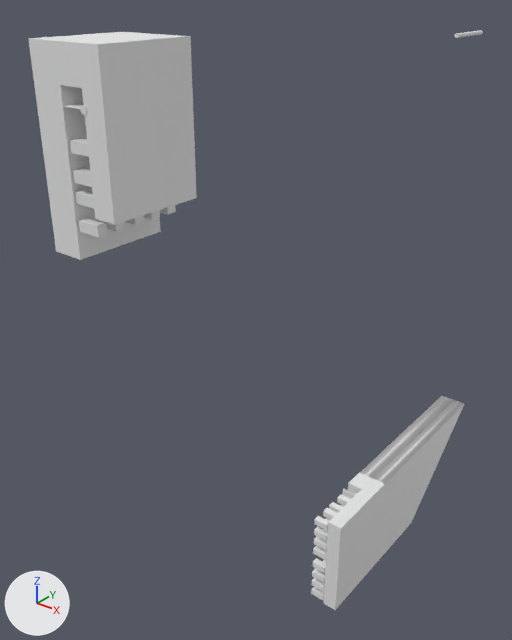
An edit to the Blender file blender/clip.blend, drawn before and after from the same camera.
Both versions are drawn from a 50 mm camera at (97.0, -120.0, 18.0) aimed at (-10.0, 14.0, -65.0). Arrows for +X, +Y and +Z are at lower left; the lights stay in place.

Script lines for the objects in view, before the commit:
```python
ob_c_far_back = bpy.data.objects.new('c-far-back', me_cube_019)
ob_c_far_back.location = (2.2, 45.3, -81.3)
ob_c_far_back.scale = (0.00855, 0.161, 0.126)
ob_cube_009 = bpy.data.objects.new('Cube.009', me_cube_026)
ob_cube_009.location = (14.6, -41.5, -15.5)
ob_cube_009.scale = (0.00705, 0.00305, 0.00305)
ob_cube_020 = bpy.data.objects.new('Cube.020', me_cube_065)
ob_cube_020.location = (14.7, 13.0, -136.6)
ob_cube_020.rotation_euler = (-1.571, 0.0, 0.0)  # degrees (-90, 0, 0)
ob_cube_020.scale = (0.00705, 0.00305, 0.00305)
ob_cube_042 = bpy.data.objects.new('Cube.042', me_cube_055)
ob_cube_042.location = (14.7, 13.0, -120.6)
ob_cube_042.rotation_euler = (-1.571, 0.0, 0.0)  # degrees (-90, 0, 0)
ob_cube_042.scale = (0.00705, 0.00305, 0.00305)
ob_good_clip_top = bpy.data.objects.new('good clip top', me_cube_010)
ob_good_clip_top.location = (14.4, -53.4, -2.8)
ob_good_clip_top.scale = (6.17, 2.45, 11.2)
ob_goodfront = bpy.data.objects.new('goodfront', me_cube_006)
ob_goodfront.location = (19.0, 39.7, -134.1)
ob_goodfront.scale = (0.00691, 0.0681, 0.0525)
# also in view: 'goodfront.fill' at (15.0, 62.0, -134.0); 'good clip top.001' at (14.0, -49.0, -5.0)
```
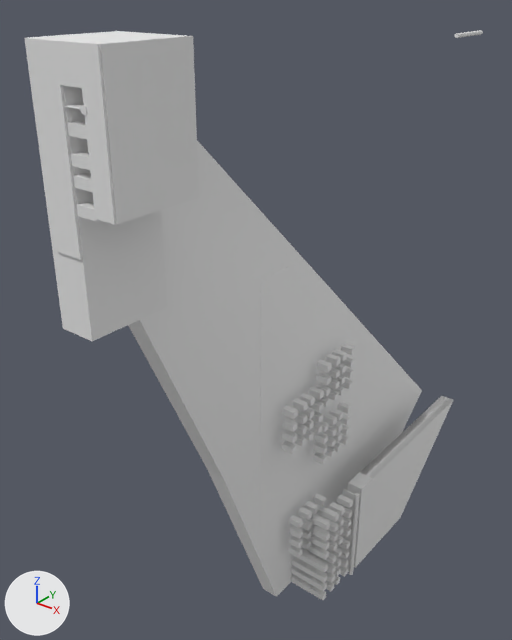
What changed in the scene script:
```text
Change me_cube_065:
    where me_cube_065.from_pydata(...)  # 128 vertices, 96 faces; spans x -297.0..297.0, y -297.0..3897.0, z -299.0..4198.0
    used by ob_cube_020; location = (14.7, 13.0, -136.6); rotation_euler = (-1.571, 0.0, 0.0), in degrees (-90, 0, 0); scale = (0.00705, 0.00305, 0.00305)
    me_cube_065 part 1: the whole mesh is scaled about its middle by (2.84, 1, 1), then moved by (-546.0, 0.0, 0.0)
Change ob_goodfront:
    add ob_goodfront.hide_viewport = True
Change ob_good_clip_top:
    remove ob_good_clip_top.hide_viewport = True
Change ob_c_far_back:
    remove ob_c_far_back.hide_viewport = True
Change ob_cube_009:
    ob_cube_009.location: (14.6, -41.5, -15.5) -> (14.6, -41.5, -13.0)
Add ob_cube_004:
    ob_cube_004 = bpy.data.objects.new('Cube.004', me_cube_065.copy())  # the mesh of ob_cube_020
    ob_cube_004.location = (8.6, 4.6, -81.6)
    ob_cube_004.rotation_euler = (-1.571, 0.0, 0.0)  # degrees (-90, 0, 0)
    ob_cube_004.scale = (0.00588, 0.00305, 0.00305)
Add ob_cube_003:
    ob_cube_003 = bpy.data.objects.new('Cube.003', me_cube_065.copy())  # the mesh of ob_cube_020
    ob_cube_003.location = (8.6, 19.6, -93.9)
    ob_cube_003.rotation_euler = (-1.571, 0.0, 0.0)  # degrees (-90, 0, 0)
    ob_cube_003.scale = (0.00588, 0.00305, 0.00305)
Add ob_cube_002:
    ob_cube_002 = bpy.data.objects.new('Cube.002', me_cube_065.copy())  # the mesh of ob_cube_020
    ob_cube_002.location = (8.6, 19.6, -74.8)
    ob_cube_002.rotation_euler = (-1.571, 0.0, 0.0)  # degrees (-90, 0, 0)
    ob_cube_002.scale = (0.00588, 0.00305, 0.00305)
Add ob_cube_001:
    ob_cube_001 = bpy.data.objects.new('Cube.001', me_cube_065.copy())  # the mesh of ob_cube_020
    ob_cube_001.location = (8.6, 8.9, -120.6)
    ob_cube_001.rotation_euler = (-1.571, 0.0, 0.0)  # degrees (-90, 0, 0)
    ob_cube_001.scale = (0.00588, 0.00305, 0.00305)
```

Changed parts and their boxes [x1, y1, x2, y2] in the pictures (512 x 640 px; the box of a moved part takes in the faces that stretch with it):
'c-far-back', shown
    after: [128, 141, 422, 597]
'good clip top', shown
    after: [24, 31, 199, 341]
'goodfront', hidden
    before: [324, 400, 464, 610]
'Cube.009', moved
    before: [70, 138, 176, 237]
    after: [68, 121, 100, 222]
'Cube.020', mesh rescaled
    before: [311, 558, 326, 600]
    after: [291, 538, 350, 600]
'Cube.004', added
    after: [282, 387, 324, 454]
'Cube.002', added
    after: [315, 344, 355, 407]
'Cube.003', added
    after: [313, 402, 351, 465]
'Cube.001', added
    after: [289, 494, 327, 558]
part 1 of me_cube_065, moved or reshaped
    before: [311, 558, 326, 600]
    after: [291, 538, 349, 600]
'good clip top.001', unchanged, covered by the edit
    before: [28, 32, 197, 260]
    after: [28, 38, 116, 260]
'goodfront.fill', unchanged, uncovered by the edit
    before: [348, 396, 453, 494]
    after: [348, 396, 453, 568]
